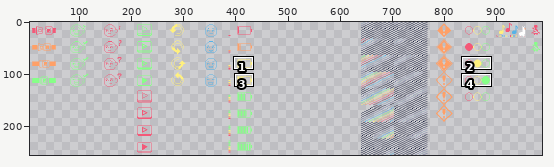
A pixel-art file gets an edit: level/spaceship/materials/dashboard.aseprite. Above: a wide view before the commit, with the close-up outlined.
Close-up. Before the edit:
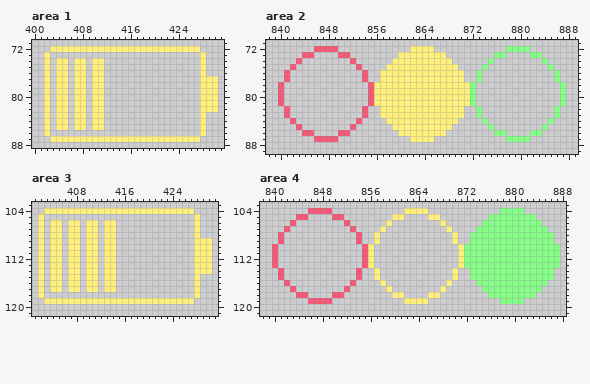
1024x256 pixels, 1 frame. Shown: area 1: x 400..431, y 71..88; area 2: x 838..889, y 71..89; area 3: x 401..431, y 103..121; area 4: x 838..888, y 103..121. The wide view leaves out empty margins. The commit also changed other parts of the picture, which this record leaves out.
And afterwards:
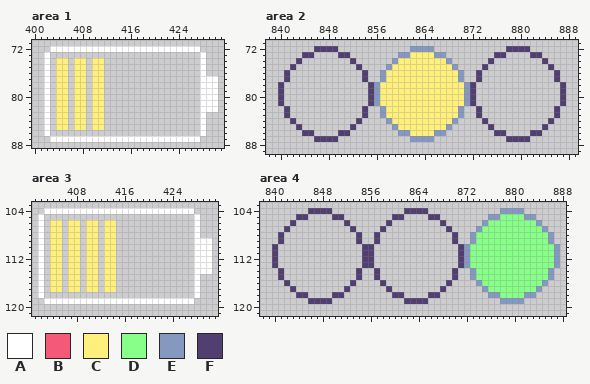
Palette (. is transparent): A #ffffff  B #f45978  C #fff07e  D #87ff88  E #8598c0  F #513f71
Difference:
Area 1:
y 72: x 403..427 CCCCCCCCCCCCCCCCCCCCCCCCC -> AAAAAAAAAAAAAAAAAAAAAAAAA
y 73..76: x 402 C -> A; x 428 C -> A
y 77..82: x 402 C -> A; x 428..430 CCC -> AAA
y 83..86: x 402 C -> A; x 428 C -> A
y 87: x 403..427 CCCCCCCCCCCCCCCCCCCCCCCCC -> AAAAAAAAAAAAAAAAAAAAAAAAA
Area 2:
y 72: x 846..849 BBBB -> FFFF; x 862..865 CCCC -> EEEE; x 878..881 DDDD -> FFFF
y 73: x 844..845 BB -> FF; x 850..851 BB -> FF; x 860..861 CC -> EE; x 866..867 CC -> EE; x 876..877 DD -> FF; x 882..883 DD -> FF
y 74: x 843 B -> F; x 852 B -> F; x 859 C -> E; x 868 C -> E; x 875 D -> F; x 884 D -> F
y 75: x 842 B -> F; x 853 B -> F; x 858 C -> E; x 869 C -> E; x 874 D -> F; x 885 D -> F
y 76..77: x 841 B -> F; x 854 B -> F; x 857 C -> E; x 870 C -> E; x 873 D -> F; x 886 D -> F
y 78..81: x 840 B -> F; x 855..856 BC -> FE; x 871..872 CD -> EF; x 887 D -> F
y 82..83: x 841 B -> F; x 854 B -> F; x 857 C -> E; x 870 C -> E; x 873 D -> F; x 886 D -> F
y 84: x 842 B -> F; x 853 B -> F; x 858 C -> E; x 869 C -> E; x 874 D -> F; x 885 D -> F
y 85: x 843 B -> F; x 852 B -> F; x 859 C -> E; x 868 C -> E; x 875 D -> F; x 884 D -> F
y 86: x 844..845 BB -> FF; x 850..851 BB -> FF; x 860..861 CC -> EE; x 866..867 CC -> EE; x 876..877 DD -> FF; x 882..883 DD -> FF
y 87: x 846..849 BBBB -> FFFF; x 862..865 CCCC -> EEEE; x 878..881 DDDD -> FFFF
Area 3:
y 104: x 403..427 CCCCCCCCCCCCCCCCCCCCCCCCC -> AAAAAAAAAAAAAAAAAAAAAAAAA
y 105..108: x 402 C -> A; x 428 C -> A
y 109..114: x 402 C -> A; x 428..430 CCC -> AAA
y 115..118: x 402 C -> A; x 428 C -> A
y 119: x 403..427 CCCCCCCCCCCCCCCCCCCCCCCCC -> AAAAAAAAAAAAAAAAAAAAAAAAA
Area 4:
y 104: x 846..849 BBBB -> FFFF; x 862..865 CCCC -> FFFF; x 878..881 DDDD -> EEEE
y 105: x 844..845 BB -> FF; x 850..851 BB -> FF; x 860..861 CC -> FF; x 866..867 CC -> FF; x 876..877 DD -> EE; x 882..883 DD -> EE
y 106: x 843 B -> F; x 852 B -> F; x 859 C -> F; x 868 C -> F; x 875 D -> E; x 884 D -> E
y 107: x 842 B -> F; x 853 B -> F; x 858 C -> F; x 869 C -> F; x 874 D -> E; x 885 D -> E
y 108..109: x 841 B -> F; x 854 B -> F; x 857 C -> F; x 870 C -> F; x 873 D -> E; x 886 D -> E
y 110..113: x 840 B -> F; x 855..856 BC -> FF; x 871..872 CD -> FE; x 887 D -> E
y 114..115: x 841 B -> F; x 854 B -> F; x 857 C -> F; x 870 C -> F; x 873 D -> E; x 886 D -> E
y 116: x 842 B -> F; x 853 B -> F; x 858 C -> F; x 869 C -> F; x 874 D -> E; x 885 D -> E
y 117: x 843 B -> F; x 852 B -> F; x 859 C -> F; x 868 C -> F; x 875 D -> E; x 884 D -> E
y 118: x 844..845 BB -> FF; x 850..851 BB -> FF; x 860..861 CC -> FF; x 866..867 CC -> FF; x 876..877 DD -> EE; x 882..883 DD -> EE
y 119: x 846..849 BBBB -> FFFF; x 862..865 CCCC -> FFFF; x 878..881 DDDD -> EEEE
